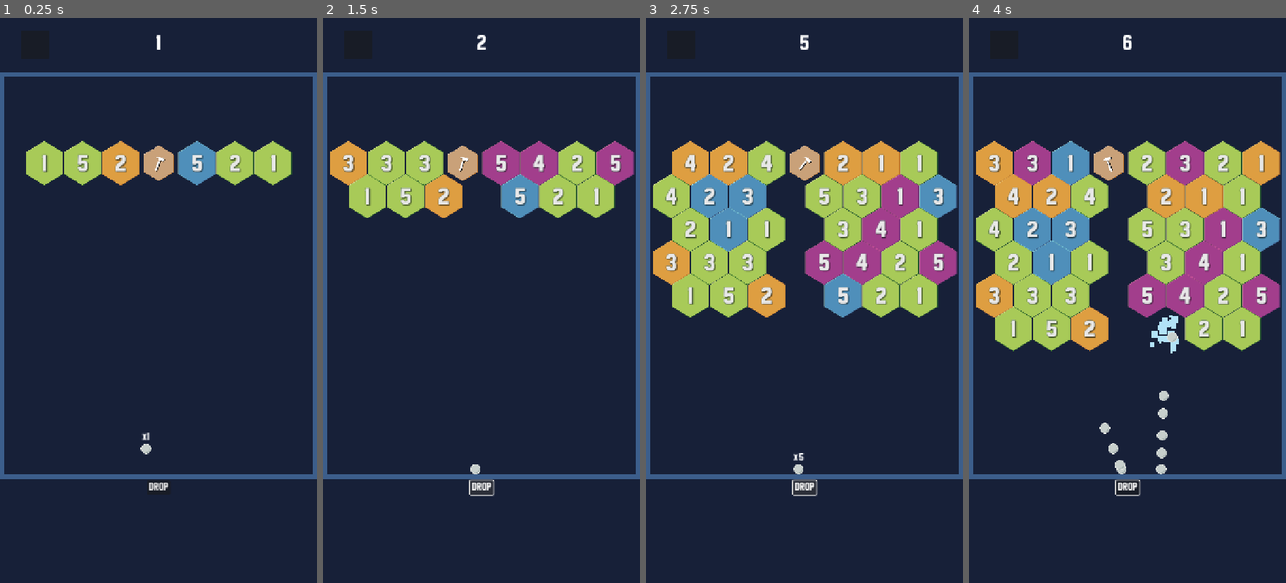
Above: before the commit, frames 1-4 (left to right).
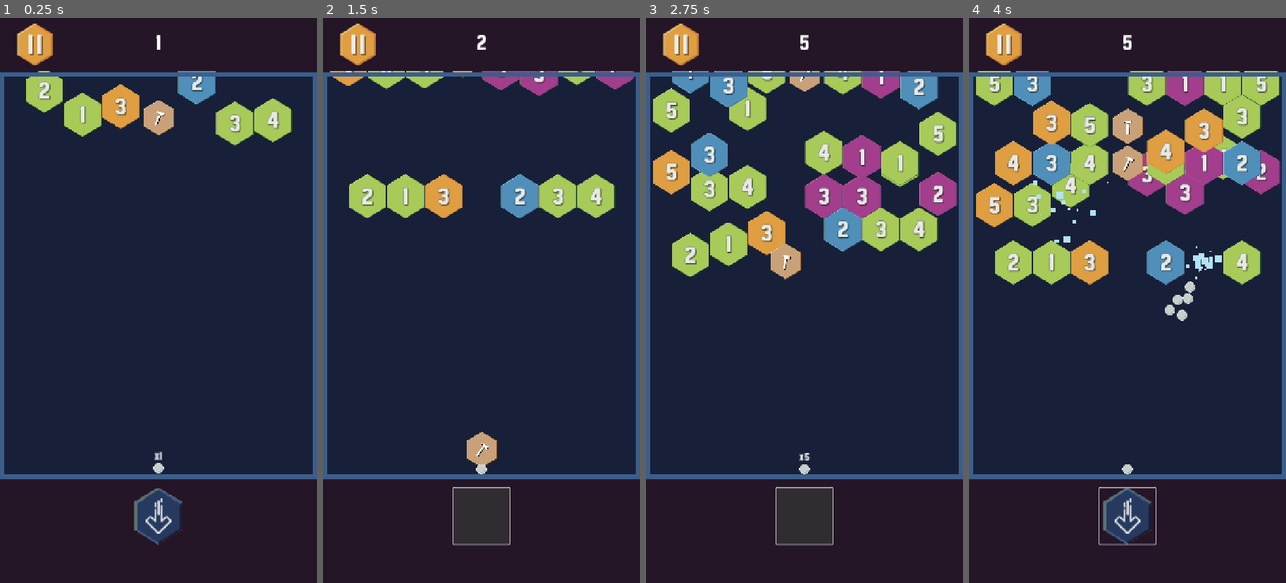
Above: after the commit, the same moments.

Repository: mrhewitt/hex-breaker
Game: Godot game, scene res://world/world.tscn
Two runs of this game, one before a commit and one after it. Both use one fixed random seed, a clock stepped at 60 frames per second and the inputs below.
Inputs (mouse positions are in pixels of both pictures, inside the frame that each line leads up to; where the layout moved, square brackets give the same spot in the first picture):
- Up to frame 1 (0.25 s): no input
- Up to frame 2 (1.5 s): click (481, 515) [481, 486] at 0.5 s; click (481, 515) [481, 486] at 1.25 s
- Up to frame 3 (2.75 s): click (804, 515) [804, 486] at 2 s
- Up to frame 4 (4 s): move the mouse to (1197, 272) at 2.77 s; click (1197, 272) at 2.92 s; move the mouse to (1064, 328) at 3.52 s; click (1064, 328) at 3.67 s

The runs differ from the first frame. In frame 1, 11% of the frame differs, in the area x 5-93%, y 1-94%; in frame 2, 10%; in frame 3, 30%; in frame 4, 35%, in the area x 2-99%, y 1-94%.

Commit message:
Game play and animations

Diff:
--- a/entities/ball.gd
+++ b/entities/ball.gd
@@ -11,6 +11,7 @@
 
 @onready var launch_line_2d: Line2D = $LaunchLine2D
 @onready var total_balls_label: Label = $TotalBallsLabel
+@onready var sprite_2d: Sprite2D = $Sprite2D
 
 var target_point: Vector2
 var preparing_to_fire: bool = false
@@ -22,6 +23,10 @@
 
 func _ready() -> void:
 	update_ball_counter()
+
+
+func get_ball_radius() -> float:
+	return sprite_2d.texture.get_width()/2
 
 
 func update_ball_counter() -> void:
--- /dev/null
+++ b/entities/blocks/score_label.tscn
@@ -0,0 +1,18 @@
+[gd_scene load_steps=3 format=3 uid="uid://dtvxp338ahkqn"]
+
+[ext_resource type="FontFile" uid="uid://djp7yayy6aac7" path="res://assets/font/Urban Shadow Sans Serif.otf" id="1_g077x"]
+
+[sub_resource type="LabelSettings" id="LabelSettings_6b031"]
+font = ExtResource("1_g077x")
+
+[node name="ScoreLabel" type="Label"]
+offset_left = -20.0
+offset_top = -10.0
+offset_right = 20.0
+offset_bottom = 13.0
+scale = Vector2(8, 8)
+pivot_offset = Vector2(20, 10)
+text = "10"
+label_settings = SubResource("LabelSettings_6b031")
+horizontal_alignment = 1
+vertical_alignment = 1
--- a/entities/bouncing_ball.gd
+++ b/entities/bouncing_ball.gd
@@ -88,5 +88,15 @@
 
 
 func drop_to_ground() -> void:
-	# turn off collisions with blocks so we can drop to base wall
-	set_collision_mask_value(2,false)
+	# mask only walls layer so we do not collide with anything else as we are
+	# essentially out of the game
+	#set_collision_mask_value(2,false)
+	set_collision_mask(4)
+	# find vall that is base wall, and determine which direction to move
+	var base_wall := BoundaryWall.get_base_wall()
+	match base_wall.side:
+		BoundaryWall.BoundarySide.LEFT: velocity = Vector2.LEFT
+		BoundaryWall.BoundarySide.RIGHT: velocity = Vector2.RIGHT
+		BoundaryWall.BoundarySide.TOP: velocity = Vector2.UP
+		BoundaryWall.BoundarySide.BOTTOM: velocity = Vector2.DOWN
+	velocity *= SPEED
--- a/main.gd
+++ b/main.gd
@@ -1,6 +1,9 @@
 extends Control
 
+#@onready var title_screen: Control = $TitleScreen
+@onready var world: VBoxContainer = $World
 
 
 func _on_play_button_body_play_pressed() -> void:
-	pass # Replace with function body.
+	#title_screen.visible = false
+	world.visible = true
--- a/main.tscn
+++ b/main.tscn
@@ -1,8 +1,7 @@
-[gd_scene load_steps=4 format=3 uid="uid://damidc11hikm4"]
+[gd_scene load_steps=3 format=3 uid="uid://damidc11hikm4"]
 
 [ext_resource type="Script" uid="uid://bue1gxuj7l4n2" path="res://main.gd" id="1_h2yge"]
-[ext_resource type="Texture2D" uid="uid://bigjpgu5xrtg1" path="res://assets/title-logo.png" id="2_1bvp3"]
-[ext_resource type="PackedScene" uid="uid://b1b8up1icmvhq" path="res://play_button_body.tscn" id="3_lquwl"]
+[ext_resource type="PackedScene" uid="uid://c1h3cc75cwin8" path="res://world/world.tscn" id="4_1bvp3"]
 
 [node name="Main" type="Control"]
 layout_mode = 3
@@ -11,34 +10,8 @@
 anchor_bottom = 1.0
 grow_horizontal = 2
 grow_vertical = 2
+mouse_filter = 1
 script = ExtResource("1_h2yge")
 
-[node name="TitleScreen" type="Control" parent="."]
+[node name="World" parent="." instance=ExtResource("4_1bvp3")]
 layout_mode = 1
-anchors_preset = 15
-anchor_right = 1.0
-anchor_bottom = 1.0
-grow_horizontal = 2
-grow_vertical = 2
-
-[node name="TextureRect" type="TextureRect" parent="TitleScreen"]
-layout_mode = 1
-anchors_preset = -1
-anchor_left = 0.5
-anchor_right = 0.5
-offset_left = -199.0
-offset_top = 120.0
-offset_right = 199.0
-offset_bottom = 494.0
-grow_horizontal = 2
-texture = ExtResource("2_1bvp3")
-
-[node name="StaticBody2D" type="StaticBody2D" parent="TitleScreen"]
-
-[node name="CollisionPolygon2D" type="CollisionPolygon2D" parent="TitleScreen/StaticBody2D"]
-polygon = PackedVector2Array(361, 453, 434, 505, 537, 451, 723, 477, 719, 1267, 9, 1265, 12, 500, 185, 454, 267, 504, 474, 380, 182, 358, -38, 352, -50, 1342, 822, 1348, 848, 351, 545, 305)
-
-[node name="PlayButtonBody" parent="TitleScreen" instance=ExtResource("3_lquwl")]
-position = Vector2(289, 778)
-
-[connection signal="play_pressed" from="TitleScreen/PlayButtonBody" to="." method="_on_play_button_body_play_pressed"]
--- a/scripts/globals/block_spawner.gd
+++ b/scripts/globals/block_spawner.gd
@@ -7,6 +7,7 @@
 const HEX_WIDTH = 100*SCALE
 const HEX_HEIGHT = 85*SCALE
 const HEX_RADIUS = 50
+const MAX_ROWS = 12
 
 const ODDR_DIRECTION_DIFFERENCES = [
    # even rows
@@ -43,7 +44,7 @@
 var row_mode: RowMode = RowMode.ODD_R
 var y_offset: float = 0
 var level_node: Control = null
-var top_row:int = 12
+var top_row:int = MAX_ROWS
 
 
 func set_level_node(_level_node: Control) -> void:
@@ -65,15 +66,15 @@
 func init_level() -> void:
 	clear_bonus_tiles()
 	move_down()
-	create_row(top_row)
+	#create_row()
 
 
 func start_level() -> void:
 	level_started.emit()
 
 
-func create_row(row: int) -> void:
-	var block_count = 8 if row % 2 == 0 else 7
+func create_row() -> void:
+	var block_count = 8 if top_row % 2 == 0 else 7
 	for column in range(0,block_count):
 		var block:Block
 		if column == 3:
@@ -81,8 +82,14 @@
 		else:
 			block = BLOCK.instantiate()
 		level_node.add_child(block)
-		block.grid_position = Vector2i(column,row)
-		#block.scale = Vector2(SCALE,SCALE)
+		block.grid_position = Vector2i(column,top_row)
+
+		# animate blocks appearance so it drops in from above
+		var target_y: float = block.position.y
+		block.position.y = -HEX_RADIUS
+		var move_tween = create_tween()
+		move_tween.tween_property(block, 'position:y', target_y, 0.3 + randf_range(0,0.6))
+
 		if column != 3:
 			block.hits = randi_range(1,5)
 
@@ -109,15 +116,31 @@
 
 func clear_bonus_tiles() -> void:
 	for block in get_tree().get_nodes_in_group(Groups.BONUS_BLOCK):
-		block.queue_free()
+		var move_tween = create_tween()
+		move_tween.tween_property(block, 'position:y', level_node.get_rect().size.y, 0.4 + randf_range(0.0,0.4))
+		move_tween.finished.connect(block.queue_free)
 
 
 # move all blocks down
 func move_down() -> void:
+	y_offset += ROW_SPACING
 	top_row -= 1
-	y_offset += ROW_SPACING
+
+	var move_tween: Tween = null
 	for block in get_tree().get_nodes_in_group(Groups.BLOCK):
-		block.position.y += ROW_SPACING
+		# animate blocks downward movement, add a slight delay so it looks like thay
+		# fall, use row index to determine delay (as blocks may not be in order in
+		move_tween = create_tween()
+		var start_delay: float = ((MAX_ROWS-block.grid_position.y) * 0.2) + (0.075 + (block.grid_position.x*0.025))
+		move_tween.tween_interval(start_delay)
+		move_tween.tween_property(block, 'position:y', block.position.y + ROW_SPACING, 0.075)
+
+	# attach finsih event to final move tween to create new row once done animating
+	# existing rows down, if no existing rows, go direct to create new row
+	if move_tween:
+		move_tween.finished.connect(create_row)
+	else:
+		create_row()
 
 
 func grid_to_pixel( grid_position: Vector2i ) -> Vector2:
--- a/play_button_body.tscn
+++ b/ui/play_button_body.tscn
@@ -1,6 +1,6 @@
 [gd_scene load_steps=7 format=3 uid="uid://b1b8up1icmvhq"]
 
-[ext_resource type="Script" uid="uid://dtesoexkl0ph" path="res://play_button_body.gd" id="1_85xi2"]
+[ext_resource type="Script" uid="uid://dtesoexkl0ph" path="res://ui/play_button_body.gd" id="1_85xi2"]
 [ext_resource type="Texture2D" uid="uid://b3of8ir2kt51r" path="res://assets/play-button.png" id="1_wxmwh"]
 [ext_resource type="PackedScene" uid="uid://cwca3nqjljvq5" path="res://entities/ball_highlight.tscn" id="2_85xi2"]
 
--- /dev/null
+++ b/ui/title_screen.tscn
@@ -0,0 +1,33 @@
+[gd_scene load_steps=3 format=3 uid="uid://36p4vqa1iaw6"]
+
+[ext_resource type="Texture2D" uid="uid://bigjpgu5xrtg1" path="res://assets/title-logo.png" id="1_bor1v"]
+[ext_resource type="PackedScene" uid="uid://b1b8up1icmvhq" path="res://ui/play_button_body.tscn" id="2_qer0c"]
+
+[node name="TitleScreen" type="Control"]
+layout_mode = 3
+anchors_preset = 15
+anchor_right = 1.0
+anchor_bottom = 1.0
+grow_horizontal = 2
+grow_vertical = 2
+mouse_filter = 1
+
+[node name="TextureRect" type="TextureRect" parent="."]
+layout_mode = 1
+anchors_preset = -1
+anchor_left = 0.5
+anchor_right = 0.5
+offset_left = -199.0
+offset_top = 120.0
+offset_right = 199.0
+offset_bottom = 494.0
+grow_horizontal = 2
+texture = ExtResource("1_bor1v")
+
+[node name="StaticBody2D" type="StaticBody2D" parent="."]
+
+[node name="CollisionPolygon2D" type="CollisionPolygon2D" parent="StaticBody2D"]
+polygon = PackedVector2Array(361, 453, 434, 505, 537, 451, 723, 477, 719, 1267, 9, 1265, 12, 500, 185, 454, 267, 504, 474, 380, 182, 358, -38, 352, -50, 1342, 822, 1348, 848, 351, 545, 305)
+
+[node name="PlayButtonBody" parent="." instance=ExtResource("2_qer0c")]
+position = Vector2(289, 778)
--- a/world/boundary_wall.gd
+++ b/world/boundary_wall.gd
@@ -32,6 +32,14 @@
 var restart_point: Vector2
 var has_restart_point: bool = false
 var restart_point_instance: RestartPoint = null
+
+# returns the wall isntance that is currently the base wall
+static func get_base_wall() -> BoundaryWall:
+	for wall in BlockSpawner.level_node.get_tree().get_nodes_in_group(Groups.WALL):
+		if wall.is_base_wall:
+			return wall
+	# no base wall but that means really a serious error, there is always one
+	return null
 
 
 func _ready() -> void:
--- a/world/boundary_wall.tscn
+++ b/world/boundary_wall.tscn
@@ -7,6 +7,7 @@
 size = Vector2(16, 200)
 
 [node name="BoundaryWall" type="Control" groups=["wall"]]
+z_index = 5
 custom_minimum_size = Vector2(10, 10)
 layout_mode = 3
 anchors_preset = 0
--- a/world/level.gd
+++ b/world/level.gd
@@ -7,6 +7,12 @@
 
 var preparing_to_fire: bool = false
 var level_running: bool = false
+@onready var bottom_wall: BoundaryWall = $BottomWall
+
+
+func _ready() -> void:
+	var center_x = get_viewport_rect().size.x/2
+	ball.global_position = Vector2(center_x,bottom_wall.global_position.y - ball.get_ball_radius() - 6)
 
 
 func _input(event: InputEvent) -> void:
@@ -53,7 +59,7 @@
 
 func move_to_start_point( restart_point: Vector2 ) -> Tween:
 	var tween := create_tween()
-	tween.tween_property(ball, "global_position", restart_point, 0.5)
+	tween.tween_property(ball, "global_position", restart_point, 0.25)
 	return tween
 
 
--- a/world/world.tscn
+++ b/world/world.tscn
@@ -1,14 +1,30 @@
-[gd_scene load_steps=7 format=3 uid="uid://c1h3cc75cwin8"]
+[gd_scene load_steps=15 format=3 uid="uid://c1h3cc75cwin8"]
 
 [ext_resource type="FontFile" uid="uid://djp7yayy6aac7" path="res://assets/font/Urban Shadow Sans Serif.otf" id="1_mmdvd"]
 [ext_resource type="Script" uid="uid://dyc3yi87eg8v5" path="res://world/world.gd" id="1_tcf2h"]
 [ext_resource type="PackedScene" uid="uid://bvk5ylsy5av5" path="res://entities/ball.tscn" id="2_4717r"]
 [ext_resource type="PackedScene" uid="uid://7f1buaqd348l" path="res://world/boundary_wall.tscn" id="3_4717r"]
+[ext_resource type="Texture2D" uid="uid://cksxychilibaw" path="res://assets/ui-pause-button.png" id="3_fn3g3"]
 [ext_resource type="Script" uid="uid://c67mhvh7xbja8" path="res://world/level.gd" id="3_mmdvd"]
+[ext_resource type="Texture2D" uid="uid://dv7kdcohculf0" path="res://assets/ui-button-paused-pressed.png" id="4_ai45w"]
+[ext_resource type="Texture2D" uid="uid://bwj40keyvw0lq" path="res://assets/ui-pause-button-hover.png" id="4_sc4t8"]
+[ext_resource type="Texture2D" uid="uid://d37yxvywbrden" path="res://assets/ui-drop-button.png" id="9_4papg"]
 
 [sub_resource type="Theme" id="Theme_sc4t8"]
 default_font = ExtResource("1_mmdvd")
 default_font_size = 24
+
+[sub_resource type="StyleBoxTexture" id="StyleBoxTexture_sc4t8"]
+texture = ExtResource("3_fn3g3")
+
+[sub_resource type="StyleBoxTexture" id="StyleBoxTexture_4papg"]
+texture = ExtResource("4_ai45w")
+
+[sub_resource type="StyleBoxTexture" id="StyleBoxTexture_ai45w"]
+texture = ExtResource("4_sc4t8")
+
+[sub_resource type="StyleBoxTexture" id="StyleBoxTexture_fyhu2"]
+texture = ExtResource("9_4papg")
 
 [node name="World" type="VBoxContainer"]
 anchors_preset = 15
@@ -20,8 +36,18 @@
 script = ExtResource("1_tcf2h")
 
 [node name="HUDUpper" type="Control" parent="."]
+z_index = 10
 custom_minimum_size = Vector2(0, 120)
 layout_mode = 2
+
+[node name="ColorRect" type="ColorRect" parent="HUDUpper"]
+layout_mode = 1
+anchors_preset = 15
+anchor_right = 1.0
+anchor_bottom = 1.0
+grow_horizontal = 2
+grow_vertical = 2
+color = Color(0.14117648, 0.08235294, 0.15294118, 1)
 
 [node name="RoundLabel" type="Label" parent="HUDUpper"]
 layout_mode = 1
@@ -41,16 +67,19 @@
 horizontal_alignment = 1
 
 [node name="PauseButton" type="Button" parent="HUDUpper"]
-custom_minimum_size = Vector2(64, 64)
+custom_minimum_size = Vector2(96, 96)
 layout_mode = 1
 anchors_preset = -1
 anchor_top = 0.5
 anchor_bottom = 0.5
-offset_left = 48.0
-offset_top = -32.0
-offset_right = 64.0
-offset_bottom = 32.0
+offset_left = 32.0
+offset_top = -48.0
+offset_right = 96.0
+offset_bottom = 48.0
 grow_vertical = 2
+theme_override_styles/normal = SubResource("StyleBoxTexture_sc4t8")
+theme_override_styles/pressed = SubResource("StyleBoxTexture_4papg")
+theme_override_styles/hover = SubResource("StyleBoxTexture_ai45w")
 
 [node name="Level" type="Control" parent="."]
 custom_minimum_size = Vector2(0, 920)
@@ -112,16 +141,27 @@
 layout_mode = 2
 size_flags_vertical = 3
 
+[node name="ColorRect" type="ColorRect" parent="HUDLower"]
+layout_mode = 1
+anchors_preset = 15
+anchor_right = 1.0
+anchor_bottom = 1.0
+grow_horizontal = 2
+grow_vertical = 2
+color = Color(0.14117648, 0.08235294, 0.15294118, 1)
+
 [node name="DropButton" type="Button" parent="HUDLower"]
+custom_minimum_size = Vector2(128, 128)
 layout_mode = 1
-anchors_preset = 5
+anchors_preset = -1
 anchor_left = 0.5
 anchor_right = 0.5
 offset_left = -4.0
+offset_top = 16.0
 offset_right = 4.0
 offset_bottom = 8.0
 grow_horizontal = 2
-text = "DROP"
+theme_override_styles/normal = SubResource("StyleBoxTexture_fyhu2")
 
 [connection signal="base_wall_selected" from="Level/TopWall" to="Level" method="_on_base_wall_selected"]
 [connection signal="timeout" from="Level/LaunchTimer" to="Level" method="_on_launch_timer_timeout"]
Binary file added: assets/ui-button-base.aseprite
Binary file added: assets/ui-button-hover.aseprite
Binary file added: assets/ui-button-paused-pressed.png
Not shown, added: assets/ui-button-paused-pressed.png.import
Binary file added: assets/ui-button-pressed.aseprite
Binary file added: assets/ui-drop-button.png
Not shown, added: assets/ui-drop-button.png.import
Binary file added: assets/ui-pause-button-hover.png
Not shown, added: assets/ui-pause-button-hover.png.import
Binary file added: assets/ui-pause-button.png
Not shown, added: assets/ui-pause-button.png.import
Renamed: play_button_body.gd -> ui/play_button_body.gd
(and 1 more such lines)
